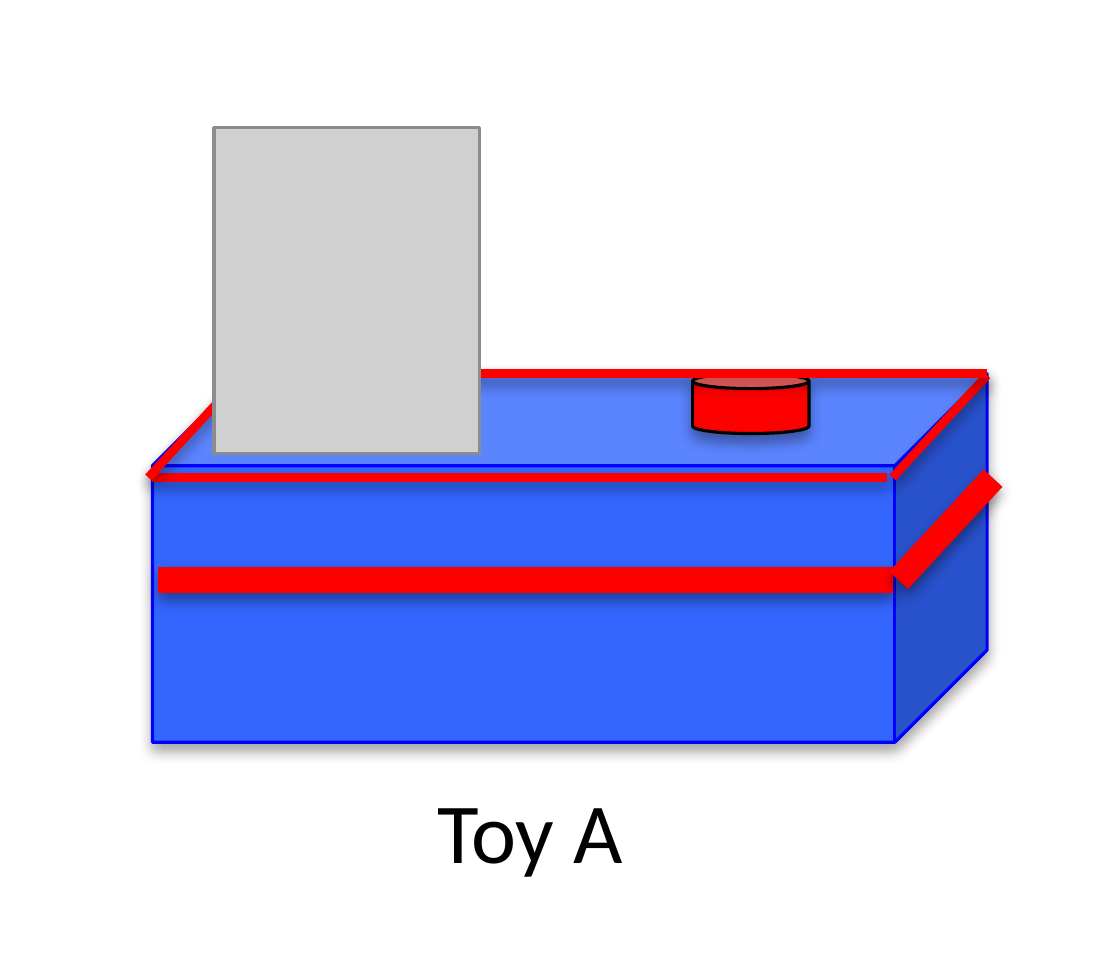
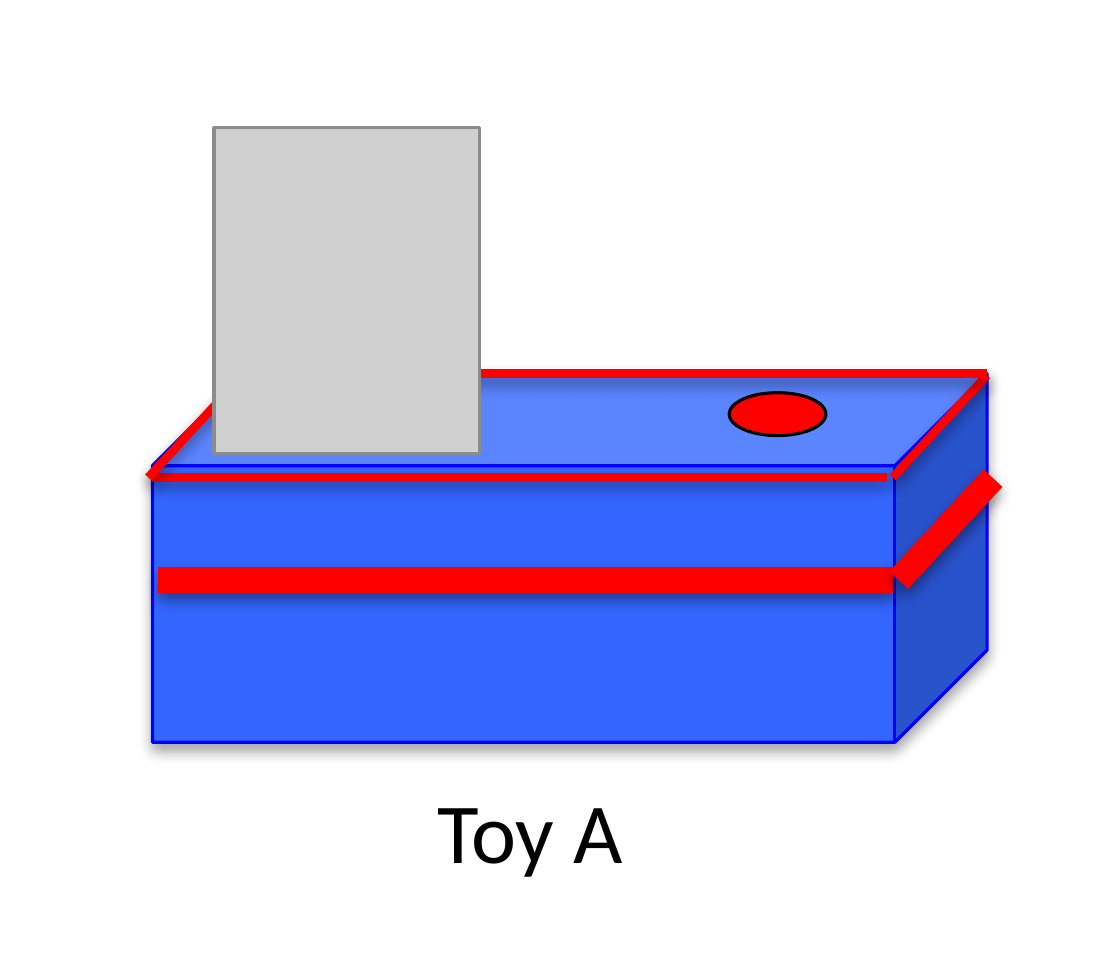
Before and after one commit to sbridgers/Psych204_Experiment_and_Model, a slide deck: slide 2 of Experiment/experiment/makeToys.pptx (slide 1 before the commit). Drawn at 1120x961 pixels with LibreOffice and Linux fonts; fonts in the diff are those of the drawing; grey boxes stand for pictures. Boxes give left, top, right and bottom in pixels: in the first picture for what was removed or moved away, otherwise in the second. Text is boxed around its words. In the diff, an @@ line names an element or a change of style, - is before the commit and + after.

```diff
--- a/Experiment/experiment/makeToys.pptx
+++ b/Experiment/experiment/makeToys.pptx
@@ cylinder removed at box(693, 374, 810, 436) @@
@@ ellipse added at box(730, 393, 825, 436), fill #FF0000, outline #000000 0.75 pt @@
```
Also in this commit, not shown: 2 other slides changed, 30 slides added, 2 other files.
